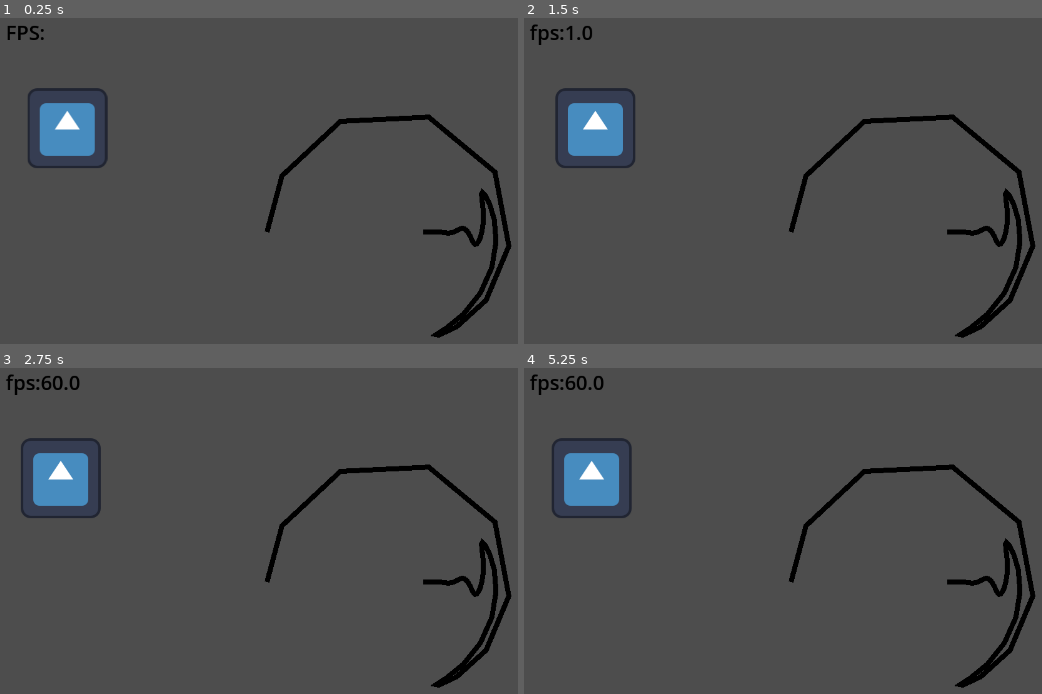
Above: before the commit, frames 1-4 (two rows, left to right).
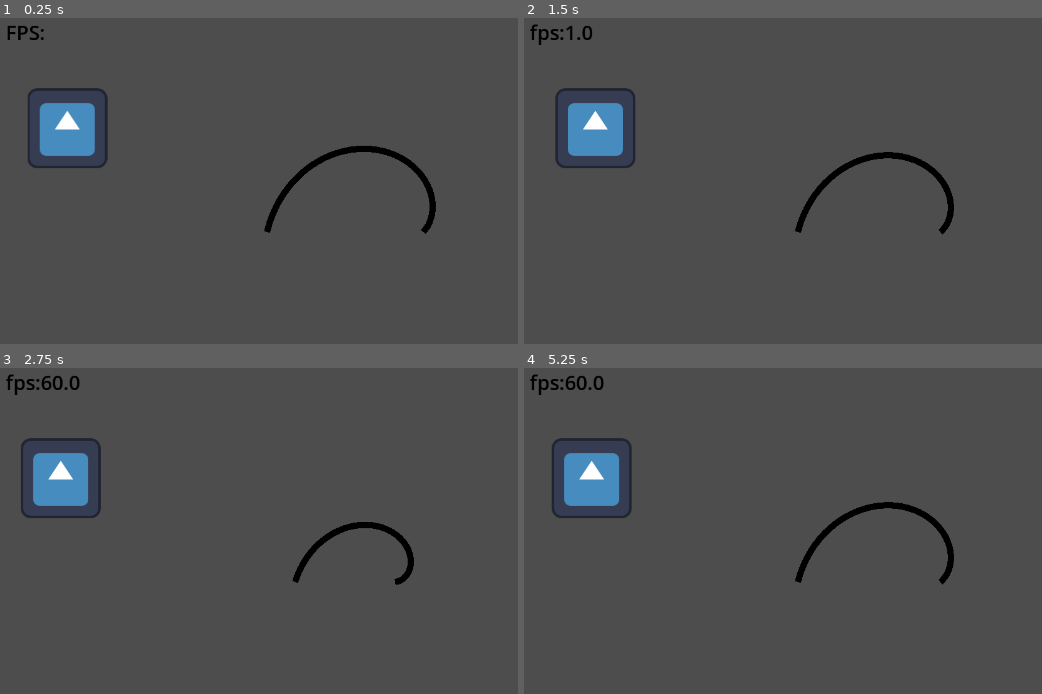
Above: after the commit, the same moments.

Repository: jerecraft-YT/function-Drawing
Game: Godot game, scene res://node_2d.tscn
Two runs of this game, one before a commit and one after it. Both use one fixed random seed, a clock stepped at 60 frames per second and the inputs below. The engine's default icon, where the game draws it, is replaced by a stand-in: a white triangle on a blue panel in a dark square.
Inputs:
- Up to frame 1 (0.25 s): no input
- Up to frame 2 (1.5 s): hold Right (ui_right) 0.53-1.28 s; tap 1 (key_1) at 0.6 s; tap Space (ui_select) at 0.77 s; hold Down (ui_down) from 1.28 s (still down); tap 2 (key_2) at 1.35 s
- Up to frame 3 (2.75 s): tap Space (ui_select) at 1.52 s; release Down (ui_down) at 2.03 s; hold Right (ui_right) from 2.03 s (still down); tap 3 (key_3) at 2.1 s
- Up to frame 4 (5.25 s): release Right (ui_right) at 2.78 s; hold Up (ui_up) 2.78-3.53 s; tap 1 (key_1) at 2.85, 5.1 s; tap Space (ui_select) at 3.02, 3.77, 4.52 s; hold Left (ui_left) 3.53-5.03 s; tap 2 (key_2) at 3.6 s; tap 3 (key_3) at 4.35 s; hold Down (ui_down) from 5.03 s (still down)

The runs differ from the first frame. In frame 1, 3.2% of the frame differs, in the area x 50-99%, y 29-99%; in frame 2, 3.4%, in the area x 51-99%, y 29-99%; in frame 3, 3.1%; in frame 4, 3.4%.

Commit message:
Refactor spiral drawing and shader logic
Updated draw_lines.gd to improve spiral calculation, add new parameters, and handle input for amplitude adjustment. Simplified node_2d.gdshader to use a mask texture for fragment discarding instead of procedural line drawing. Adjusted node_2d.tscn to update drawLines and CPUParticles2D properties for better visual control.

Diff:
--- a/draw_lines.gd
+++ b/draw_lines.gd
@@ -10,7 +10,10 @@
 @export var lineWidth:int
 @export var numberPoints:int = 64
 @export var progressConsum:float = 1.0
-@export var diference:float
+@export var updateLines:bool = true
+@export var baseStartAMP:float = 50
+@export var baseFinalAMP:float = 200
+@export var lowDefinition:float = 4
 var funcion:String
 enum SpiralType {linear,easeInSine,easeOutSine,easeInOutSine,easeInCubic,easeOutCubic,easeInOutCubic,easeInQuint,easeOutQuint,easeInOutQuint,easeInCirc,easeOutCirc,
 	easeInOutCirc,easeInElastic,easeOutElastic,easeInOutElastic,easeInQuad,easeOutQuad,
@@ -27,21 +30,35 @@
 # Called every frame. 'delta' is the elapsed time since the previous frame.
 @warning_ignore("unused_parameter")
 func _process(delta: float) -> void:
-	funcion = SpiralType.keys()[spiral_type]
-	calculateSpiral()
-	queue_redraw()
+	if updateLines == true:
+		funcion = SpiralType.keys()[spiral_type]
+		calculateSpiral()
+		queue_redraw()
 
+	if Input.is_action_pressed("ui_down"):
+		startAMP -= 1
+		finalAMP -= 1
+	if Input.is_action_pressed("ui_up"):
+		startAMP += 1
+		finalAMP += 1
+	#startAMP = max(startAMP,50)
+	#finalAMP = max(finalAMP,50)
 func calculateSpiral():
+	var ampToGetBase = (baseFinalAMP - baseStartAMP)
+	var ampToGet = finalAMP - startAMP
+	var angleToGet = (finalAngle - startAngle) * progressConsum
+	var sobrante = 1 - progressConsum
+
+	numberPoints = ceil(angleToGet / max(lowDefinition,0.1))
+	progressConsum = ampToGet / ampToGetBase
+
+	var progresoPaso = 1.0 / numberPoints
+
 	if puntos.size() != numberPoints + 1:
 		puntos.resize(numberPoints + 1)
-
-	var ampToGet = (finalAMP - startAMP) * progressConsum
-	var angleToGet = (finalAngle - startAngle) * progressConsum
-	var progresoPaso = 1.0 / numberPoints
-	var sobrante = 1 - progressConsum
 	for i in range(numberPoints+1):
 		var progresoActual = (i * progresoPaso)
-		var progresoFuncion = DataGame.call(funcion,sobrante + progresoActual)
+		var progresoFuncion = DataGame.call(funcion,sobrante + progresoActual * progressConsum)
 		var angleActual = deg_to_rad(finalAngle - (angleToGet * progresoFuncion))
 		var ampActual = finalAMP - (ampToGet * progresoActual)
 		puntos[i] = Vector2(
--- a/node_2d.gdshader
+++ b/node_2d.gdshader
@@ -1,53 +1,11 @@
 shader_type canvas_item;
-
-uniform float start_angle;
-uniform float end_angle;
-uniform float start_amp;
-uniform float end_amp;
-uniform vec2 offset;
-uniform int points_count = 64;
-uniform float line_width = 2.0;
-uniform vec2 viewport_size = vec2(1920.0, 1080.0); // Tamaño por defecto
+uniform sampler2D mask_texture;
 
 void fragment() {
-    // Convertir UV a coordenadas de pantalla
-    vec2 screen_pos = UV * viewport_size;
-    COLOR = vec4(0.0); // Fondo transparente
-
-    float total_angle = end_angle - start_angle;
-    float total_amp = end_amp - start_amp;
-
-    // Dibujar línea conectando puntos
-    for(int i = 0; i < points_count - 1; i++) {
-        float progress1 = float(i) / float(points_count - 1);
-        float progress2 = float(i + 1) / float(points_count - 1);
-
-        // Punto 1
-        float angle1 = radians(start_angle + total_angle * progress1);
-        float amp1 = start_amp + total_amp * progress1;
-        vec2 point1 = offset + vec2(cos(angle1), -sin(angle1)) * amp1;
-
-        // Punto 2
-        float angle2 = radians(start_angle + total_angle * progress2);
-        float amp2 = start_amp + total_amp * progress2;
-        vec2 point2 = offset + vec2(cos(angle2), -sin(angle2)) * amp2;
-
-        // Distancia a la línea entre point1 y point2
-        float dist = distance_to_line_segment(screen_pos, point1, point2);
-
-        if(dist < line_width) {
-            COLOR = vec4(1.0, 0.0, 0.0, 1.0);
-        }
+    vec4 mask_color = texture(mask_texture, UV);
+    // Si el píxel de la máscara es transparente, descartar
+    if (mask_color.a < 0.1) {
+        discard;
     }
+    COLOR = texture(TEXTURE, UV);
 }
-
-// Función para calcular distancia a un segmento de línea
-float distance_to_line_segment(vec2 p, vec2 a, vec2 b) {
-    vec2 ab = b - a;
-    vec2 ap = p - a;
-
-    float t = clamp(dot(ap, ab) / dot(ab, ab), 0.0, 1.0);
-    vec2 closest = a + t * ab;
-
-    return distance(p, closest);
-}
--- a/node_2d.tscn
+++ b/node_2d.tscn
@@ -22,8 +22,7 @@
 [node name="drawLines" type="Node2D" parent="."]
 script = ExtResource("4_0hol4")
 functionOffset = Vector2(640, 360)
-lineWidth = 8
-spiral_type = 14
+lineWidth = 10
 
 [node name="Sprite2D" type="Sprite2D" parent="."]
 position = Vector2(120, 194)
@@ -32,11 +31,17 @@
 
 [node name="CPUParticles2D" type="CPUParticles2D" parent="."]
 visible = false
-position = Vector2(628, 328)
+light_mask = 2
+position = Vector2(625, 350)
 amount = 128
+speed_scale = 10.0
 emission_shape = 2
 emission_sphere_radius = 75.02
 gravity = Vector2(0, 0)
+radial_accel_min = -35.0
+radial_accel_max = -35.0
+tangential_accel_min = -40.0
+tangential_accel_max = -40.0
 angle_min = -60.7
 scale_amount_max = 2.0
 
